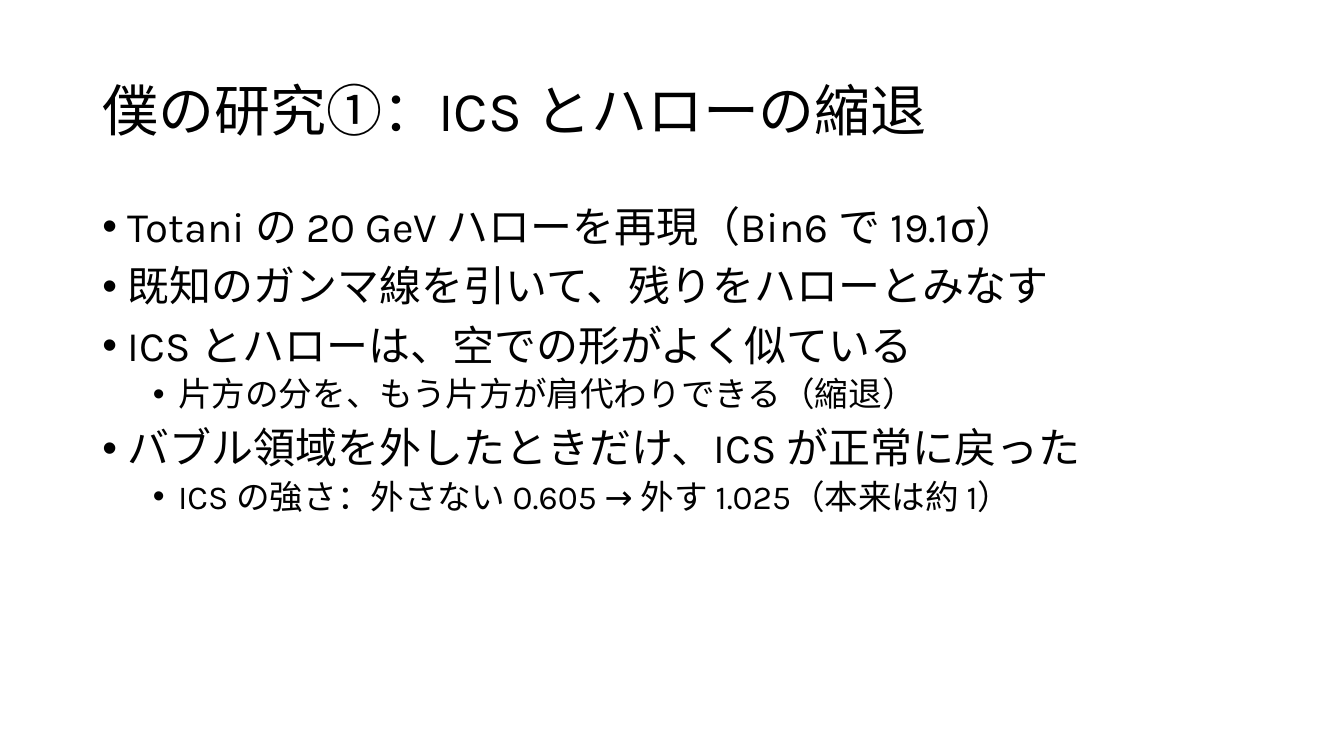
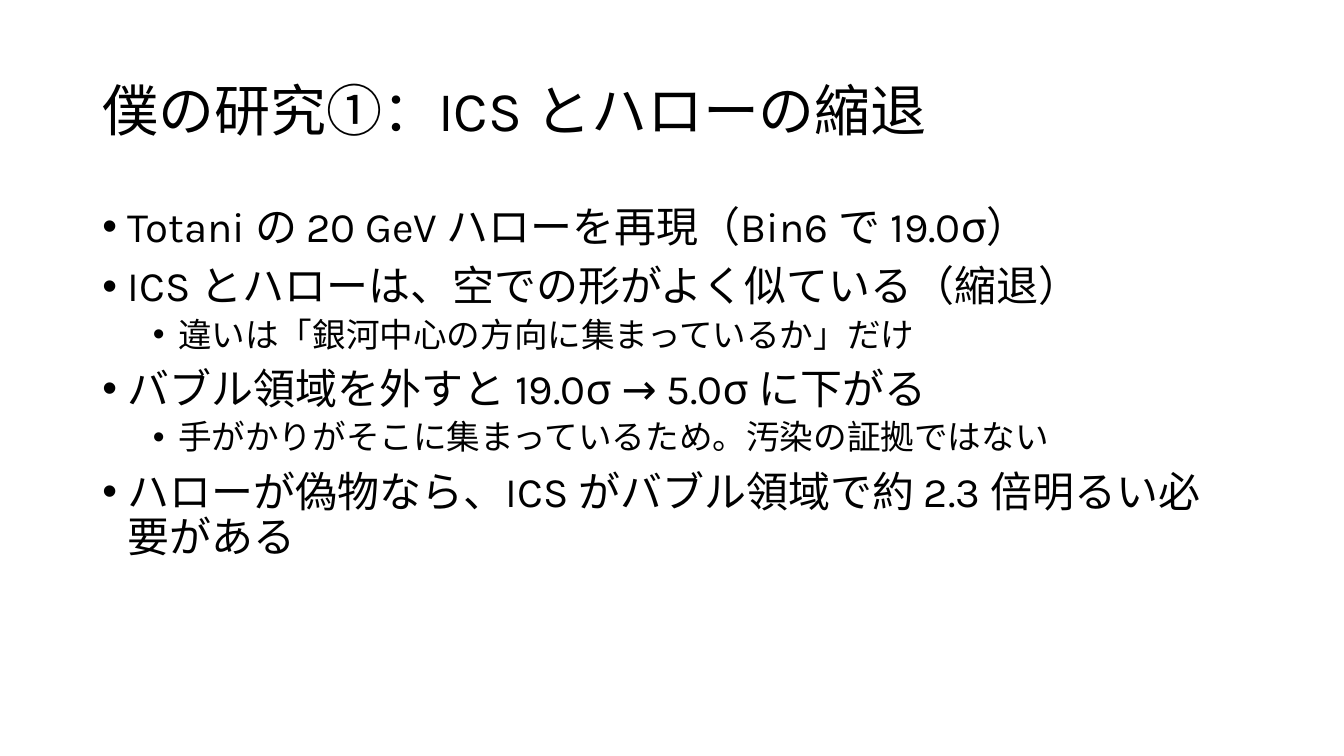
Before and after one commit to Mikann20041029/darkmatter-slides, a slide deck: slide 2 of slides/Toni Bertólez-Martínez, et al. (2026).pptx. Drawn at 1344x756 pixels with LibreOffice and Linux fonts; fonts in the diff are those of the drawing. Boxes give left, top, right and bottom in pixels: in the first picture for what was removed or moved away, otherwise in the second. Text is boxed around its words. In the diff, an @@ line names an element or a change of style, - is before the commit and + after.

```diff
--- a/slides/Toni Bertólez-Martínez, et al. (2026).pptx
+++ b/slides/Toni Bertólez-Martínez, et al. (2026).pptx
@@ text at bbox=[128, 206, 1201, 556]: text changed @@
-• Totani の 20 GeV ハローを再現（Bin6 で 19.1σ）
-• 既知のガンマ線を引いて、残りをハローとみなす
-• ICS とハローは、空での形がよく似ている
-  • 片方の分を、もう片方が肩代わりできる（縮退）
-• バブル領域を外したときだけ、ICS が正常に戻った
-  • ICS の強さ：外さない 0.605 → 外す 1.025（本来は約 1）
+• Totani の 20 GeV ハローを再現（Bin6 で 19.0σ）
+• ICS とハローは、空での形がよく似ている（縮退）
+  • 違いは「銀河中心の方向に集まっているか」だけ
+• バブル領域を外すと 19.0σ → 5.0σ に下がる
+  • 手がかりがそこに集まっているため。汚染の証拠ではない
+• ハローが偽物なら、ICS がバブル領域で約 2.3 倍明るい必要がある
```
Also in this commit, not shown: 1 other slide changed, 2 other files.
